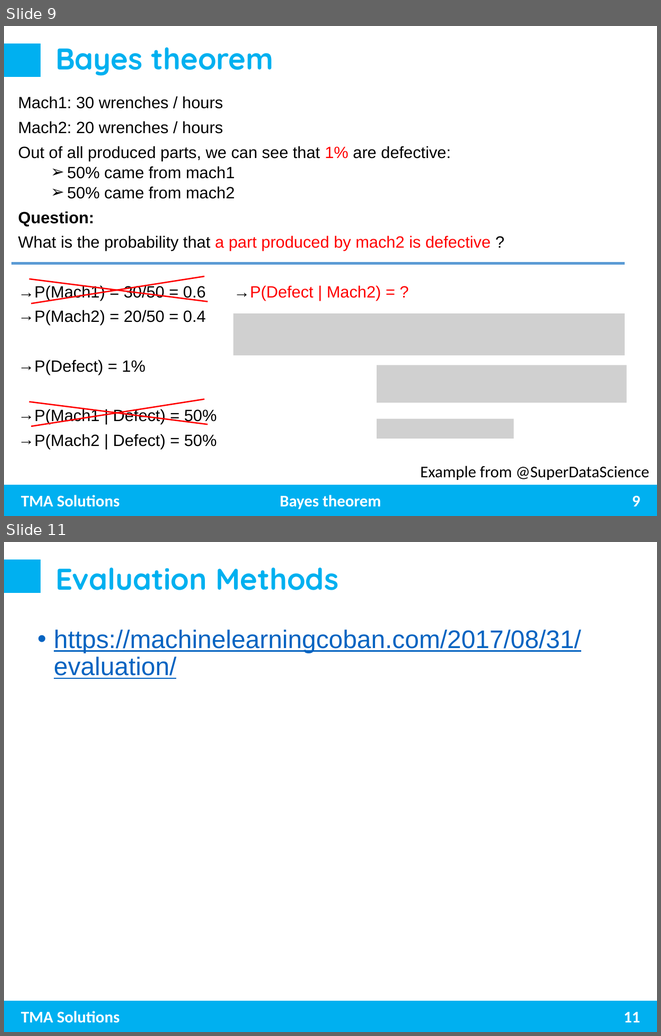
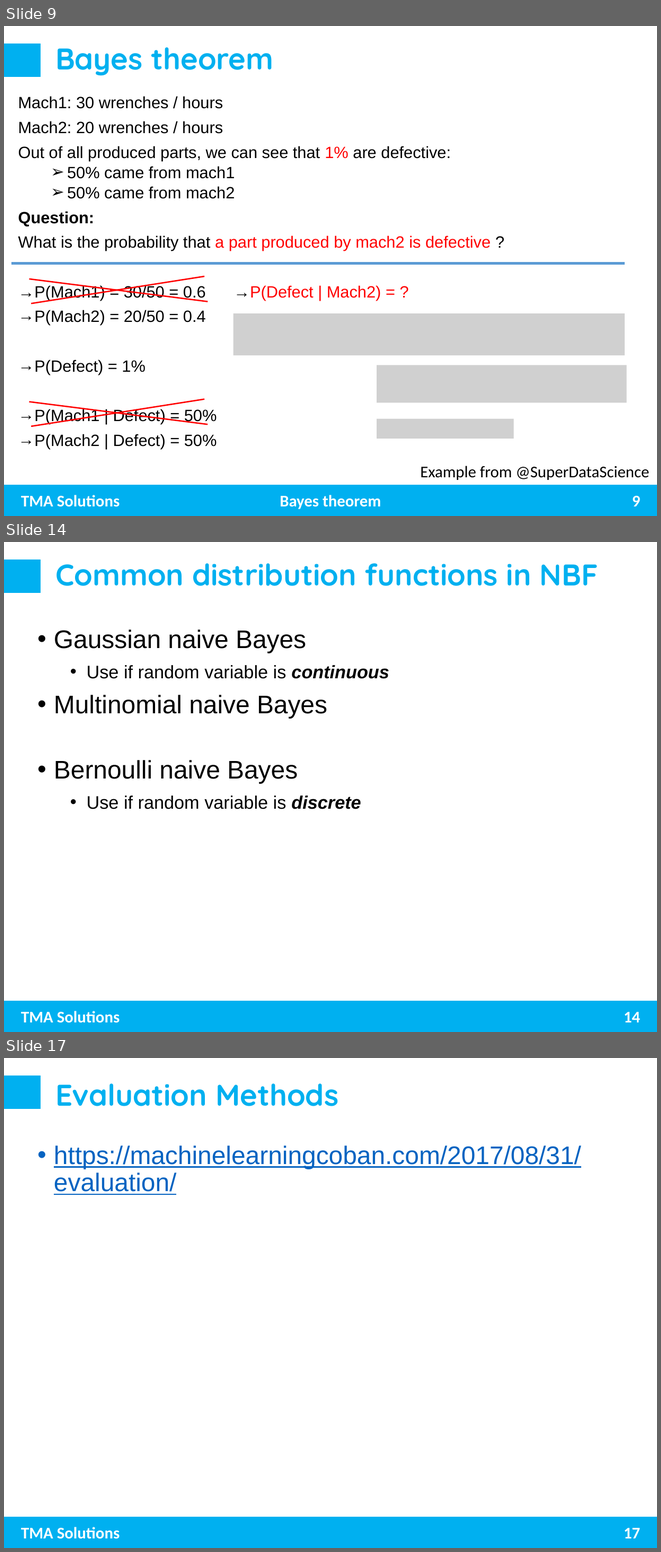
Before and after one commit to trungnghia2009/MachineLearning, a slide deck: Naive Bayes.pptx. Shown one above the other, each under a label of ours: slides 9 and 11 before the commit, slides 9, 14 and 17 after it; the slides between them are not shown. The pictures are 661x1036 and 661x1552 pixels, drawn with LibreOffice and Linux fonts; fonts in the diff are those of the drawing; grey boxes stand for pictures. Boxes give left, top, right and bottom in pixels: in the first picture for what was removed or moved away, otherwise in the second. Text is boxed around its words. In the diff, an @@ line names an element or a change of style, - is before the commit and + after.

Commit message:
add more detail to Naive Bayes

```diff
--- a/Naive Bayes.pptx
+++ b/Naive Bayes.pptx
@@ slide 14 added at [4,542,657,1032], background #FFFFFF; not listed: 3 template elements that a slide beside it also shows @@
@@ title added at [55,563,598,586], 33 pt, text #00B0F0, bold @@
+Common distribution functions in NBF
@@ text added at [54,629,389,809], 20 pt, text #000000 @@
+  • Gaussian naive Bayes
+    • Use if random variable is continuous
+  • Multinomial naive Bayes
+  • Bernoulli naive Bayes
+    • Use if random variable is discrete
@@ page number added at [624,1012,640,1022], 18 pt, text #FFFFFF, bold @@
+14
@@ what was slide 11 is now slide 17 @@
@@ page number at [624,1528,640,1538]: text changed @@
-11
+17
```
Also in this commit, not shown: 3 slides changed, 5 other slides added.
